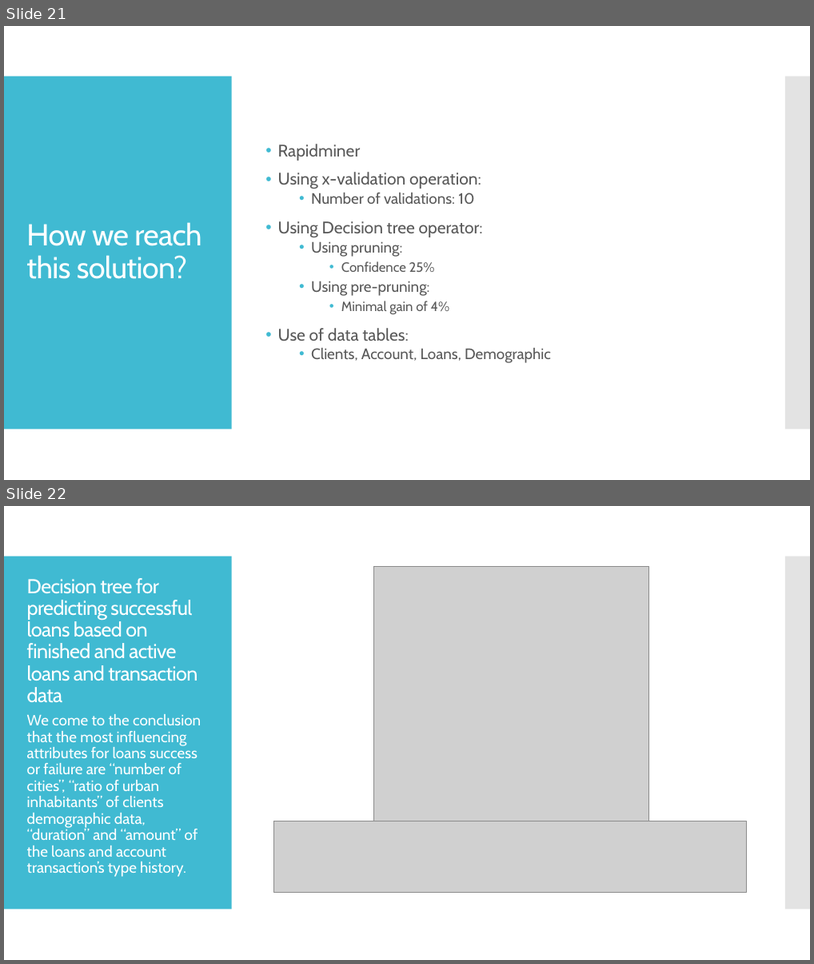
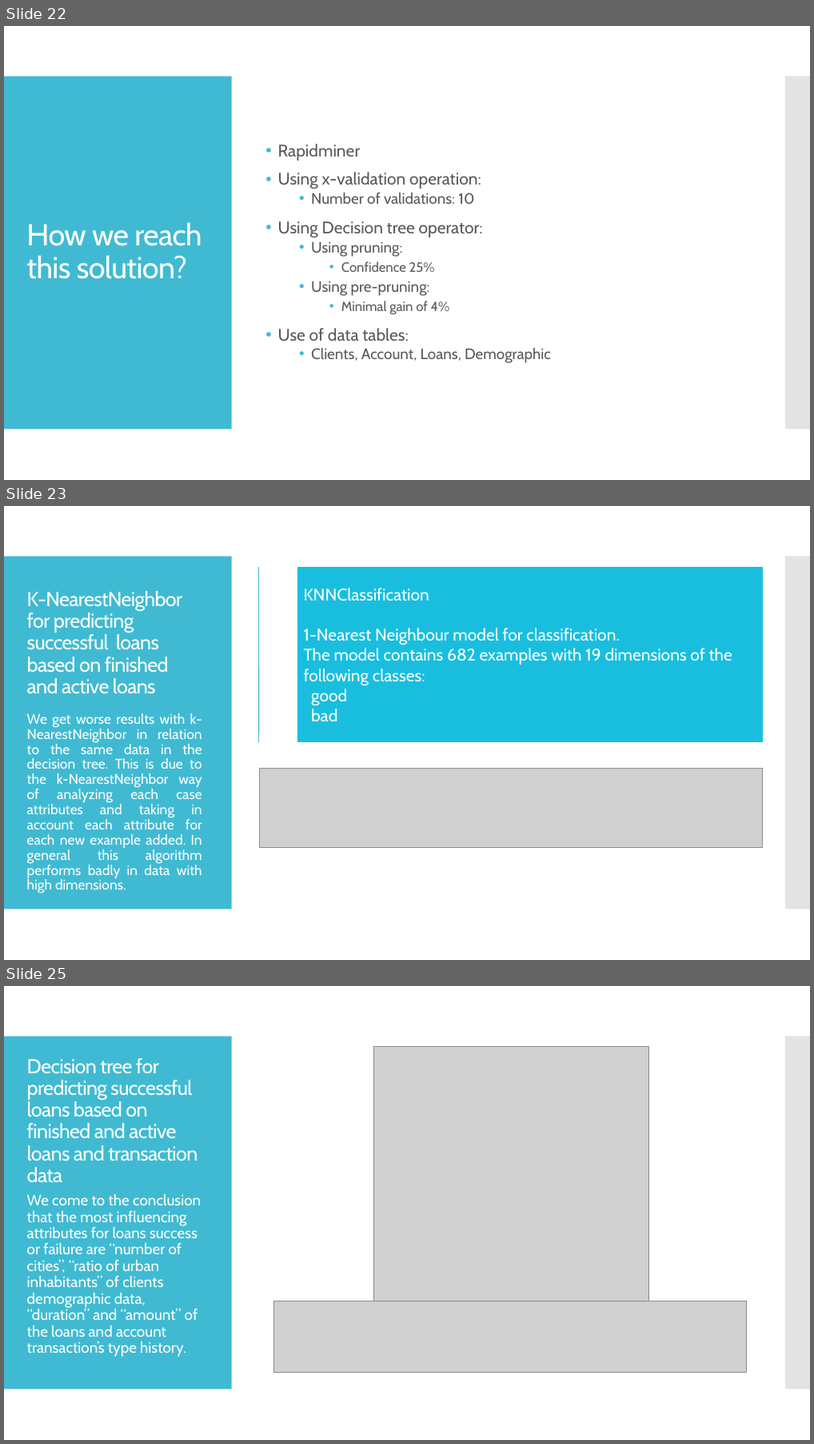
Before and after one commit to jpdias/banking-dm-case-study, a slide deck: Banking Data Mining.pptx. Shown one above the other, each under a label of ours: slides 21 and 22 before the commit, slides 22, 23 and 25 after it; the slides between them are not shown. The pictures are 814x964 and 814x1444 pixels, drawn with LibreOffice and Linux fonts; fonts in the diff are those of the drawing; grey boxes stand for pictures. Boxes give left, top, right and bottom in pixels: in the first picture for what was removed or moved away, otherwise in the second. Text is boxed around its words. In the diff, an @@ line names an element or a change of style, - is before the commit and + after.

```diff
--- a/Banking Data Mining.pptx
+++ b/Banking Data Mining.pptx
@@ slide 23 added at [4,506,810,960], background #FFFFFF; not listed: 2 template elements that a slide beside it also shows @@
@@ accent callout added at [298,567,763,742], fill #19BFE0, outline #40BAD2 0.75 pt, 20 pt, text #FFFFFF @@
+KNNClassification
+1-Nearest Neighbour model for classification.
+The model contains 682 examples with 19 dimensions of the following classes:
+good
+bad
@@ title added at [27,591,183,694], 24 pt, text #FFFFFF @@
+K-NearestNeighbor for predicting successful loans based on finished and active loans
@@ text added at [27,713,202,893], 16.6 pt, text #FFFFFF @@
+We get worse results with k-NearestNeighbor in relation to the same data in the decision tree. This is due to the k-NearestNeighbor way of analyzing each case attributes and taking in account each attribute for each new example added. In general this algorithm performs badly in data with high dimensions.
@@ picture added at [260,768,763,847] @@
@@ what was slide 21 is now slide 22 @@
@@ what was slide 22 is now slide 25 @@
```
Also in this commit, not shown: 3 slides changed, 5 other slides added, 3 slides removed, 16 other files.
